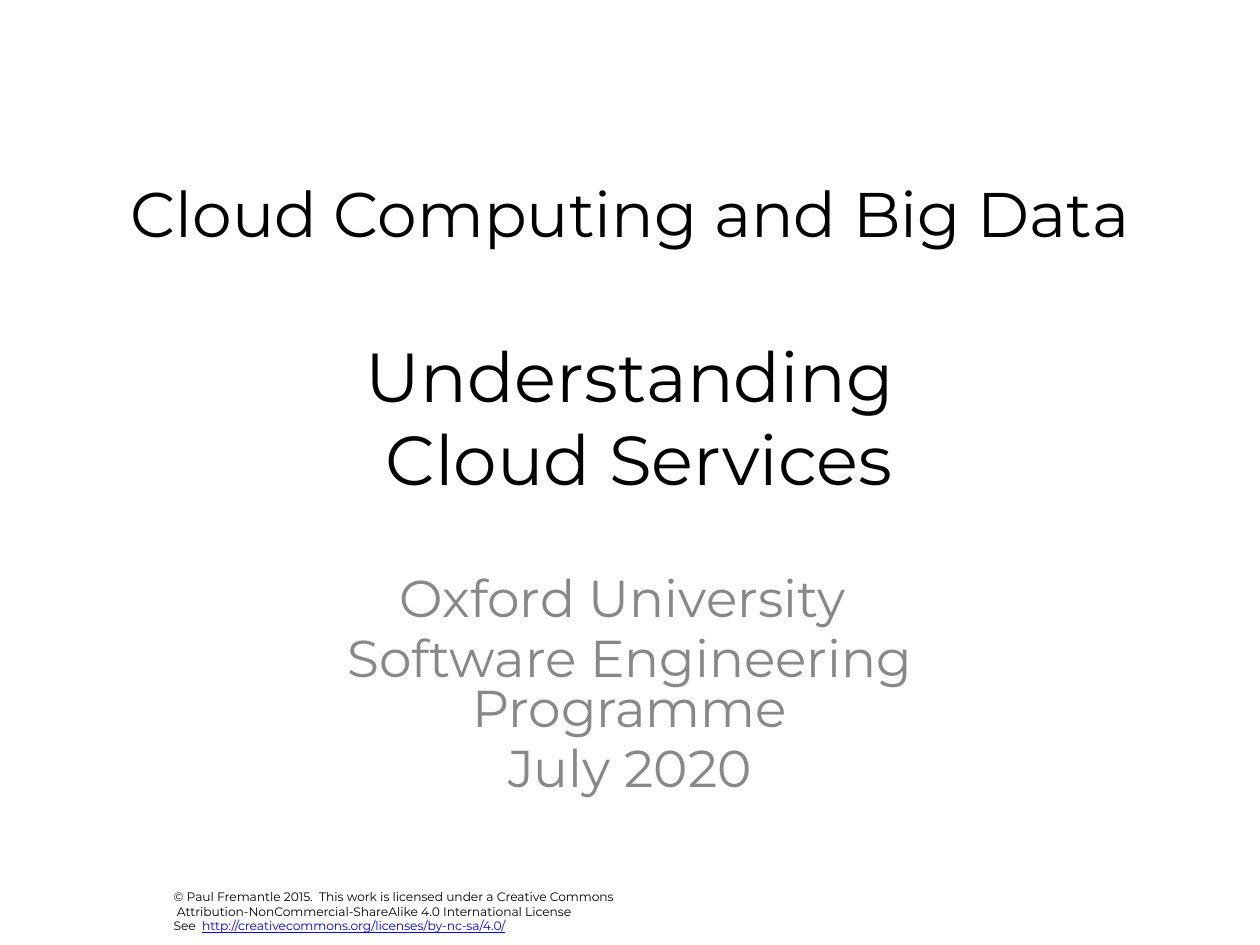
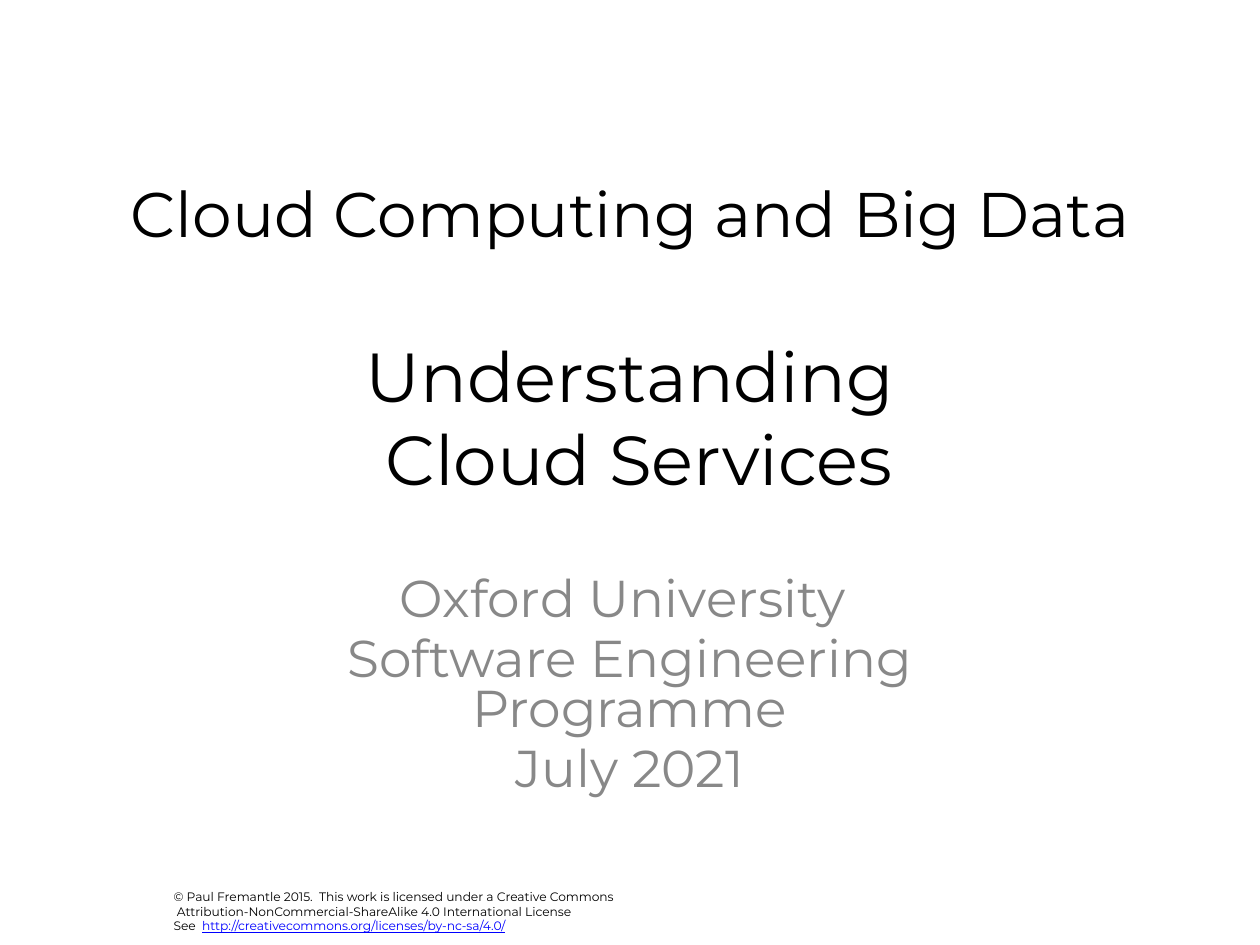
Before and after one commit to pzfreo/ox-clo, a slide deck: slide 1 of pres-source/02-understanding-cloud-services.pptx. Drawn at 1260x945 pixels with LibreOffice and Linux fonts; fonts in the diff are those of the drawing; background and template pictures are left out. Boxes give left, top, right and bottom in pixels: in the first picture for what was removed or moved away, otherwise in the second. Text is boxed around its words. In the diff, an @@ line names an element or a change of style, - is before the commit and + after.

```diff
--- a/pres-source/02-understanding-cloud-services.pptx
+++ b/pres-source/02-understanding-cloud-services.pptx
@@ subtitle at [516,748,744,797]: text changed @@
-July 2020
+July 2021
```
Also in this commit, not shown: 41 other files.
